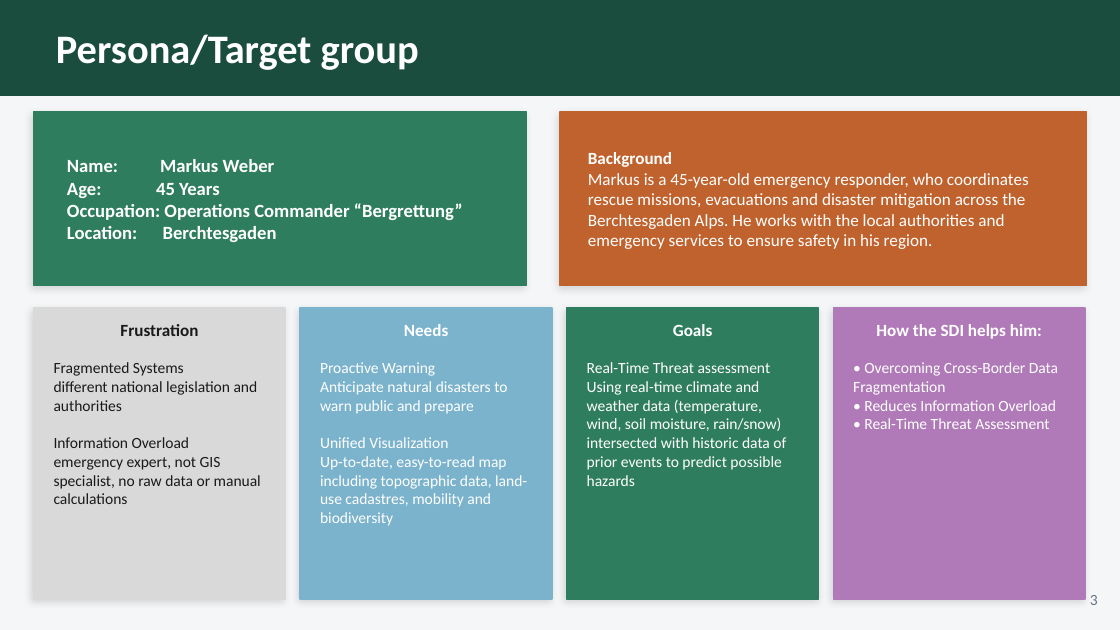
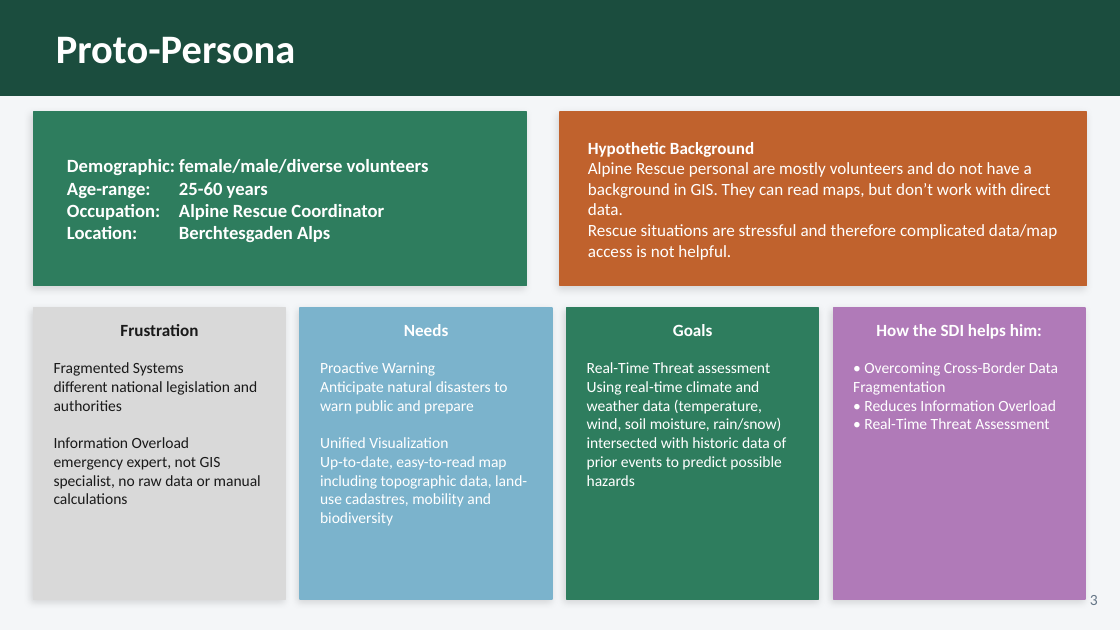
Before and after one commit to schmlou/sdi_biwa, a slide deck: slide 3 of Presentations/SDI_Interim_Presentation_final.pptx. Drawn at 1120x630 pixels with LibreOffice and Linux fonts; fonts in the diff are those of the drawing. Boxes give left, top, right and bottom in pixels: in the first picture for what was removed or moved away, otherwise in the second. Text is boxed around its words. In the diff, an @@ line names an element or a change of style, - is before the commit and + after.

```diff
--- a/Presentations/SDI_Interim_Presentation_final.pptx
+++ b/Presentations/SDI_Interim_Presentation_final.pptx
@@ text at (56,36,296,64): text changed @@
-Persona/Target group
+Proto-Persona
@@ text at (588,142,1057,260): text changed @@
-Background
-Markus is a 45-year-old emergency responder, who coordinates rescue missions, evacuations and disaster mitigation across the Berchtesgaden Alps. He works with the local authorities and emergency services to ensure safety in his region.
+Hypothetic Background
+Alpine Rescue personal are mostly volunteers and do not have a background in GIS. They can read maps, but don’t work with direct data.
+Rescue situations are stressful and therefore complicated data/map access is not helpful.
@@ text at (67,159,429,242): text changed @@
-Name: Markus Weber
-Age: 45 Years
-Occupation: Operations Commander “Bergrettung”
-Location: Berchtesgaden
+Demographic: female/male/diverse volunteers
+Age-range: 25-60 years
+Occupation: Alpine Rescue Coordinator
+Location: Berchtesgaden Alps
```
Also in this commit, not shown: 2 other slides changed.
